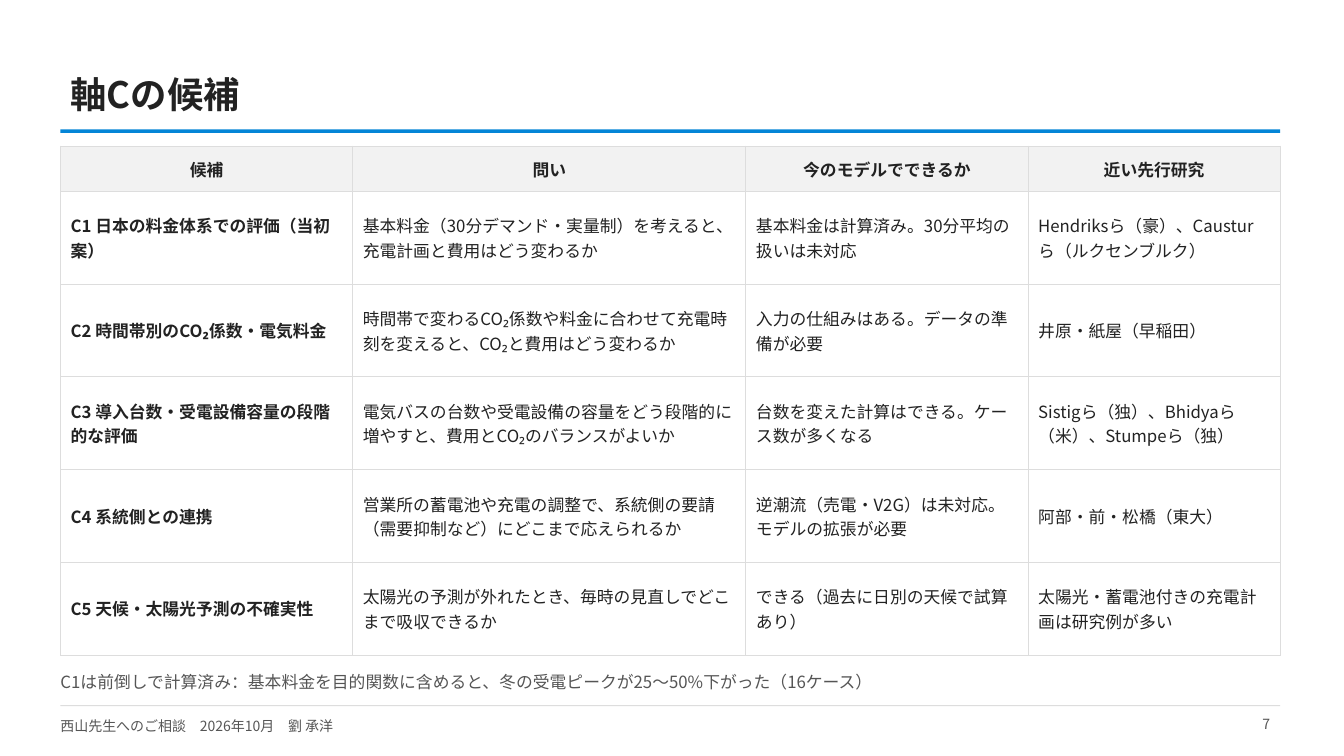
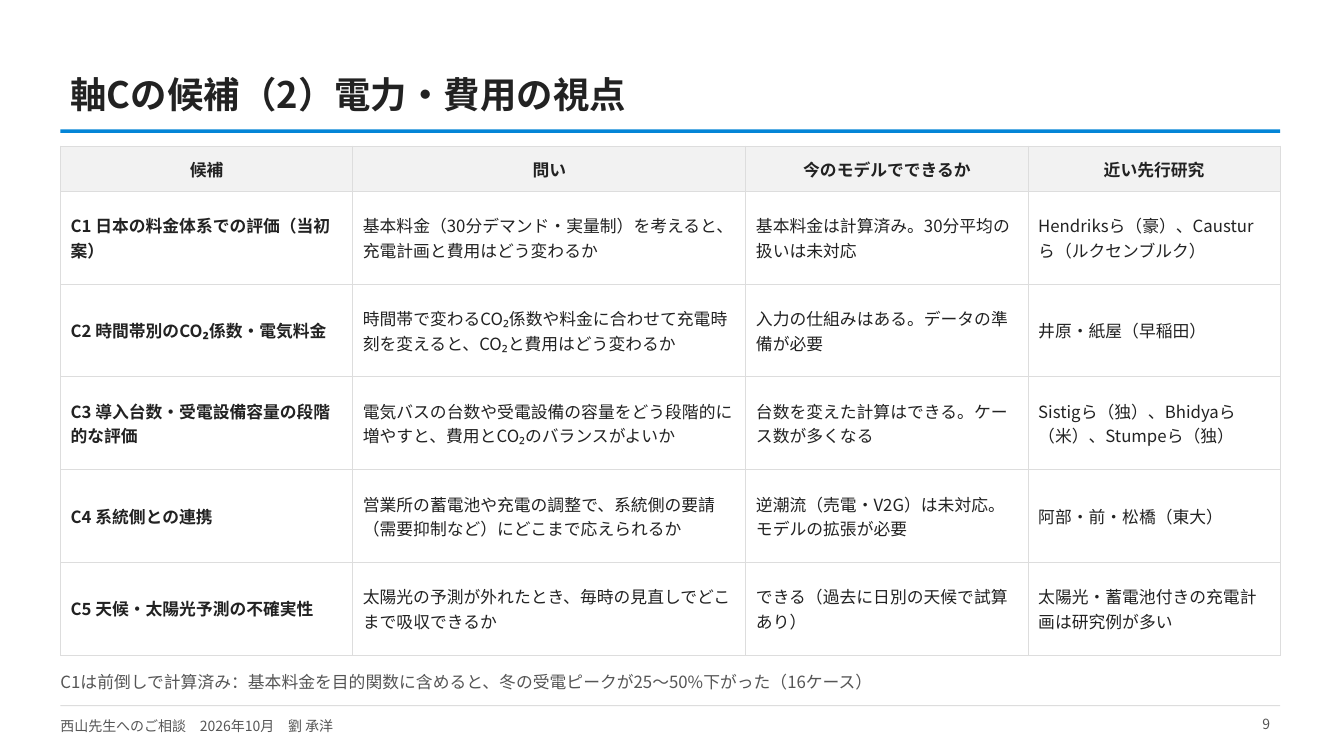
Before and after one commit to CYLIU2003/master-course, a slide deck: slide 9 of outcome/2026-10-21_nishiyama_consult/西山先生へのご相談_研究の現状と軸C.pptx (slide 7 before the commit). Drawn at 1344x756 pixels with LibreOffice and Linux fonts; fonts in the diff are those of the drawing. Boxes give left, top, right and bottom in pixels: in the first picture for what was removed or moved away, otherwise in the second. Text is boxed around its words. In the diff, an @@ line names an element or a change of style, - is before the commit and + after.

```diff
--- a/outcome/2026-10-21_nishiyama_consult/西山先生へのご相談_研究の現状と軸C.pptx
+++ b/outcome/2026-10-21_nishiyama_consult/西山先生へのご相談_研究の現状と軸C.pptx
@@ title at bbox=[70, 77, 625, 112]: text changed @@
-軸Cの候補
+軸Cの候補（2）電力・費用の視点
@@ page number at bbox=[1262, 718, 1270, 729]: text changed @@
-7
+9
```
Also in this commit, not shown: 2 other slides changed, 2 slides added, 2 other files.
